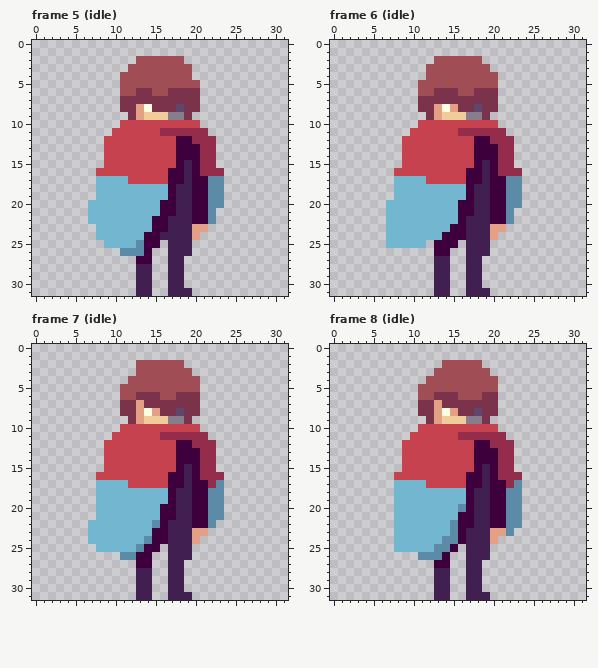
Two states of a pixel-art file, __aseprite__/player.aseprite. The first picture shows the starting point.
32x32 pixels, 21 frames. Shown: frame 5 (idle), frame 6 (idle), frame 7 (idle), frame 8 (idle). The commit also changed other frames, which this record leaves out.
The result:
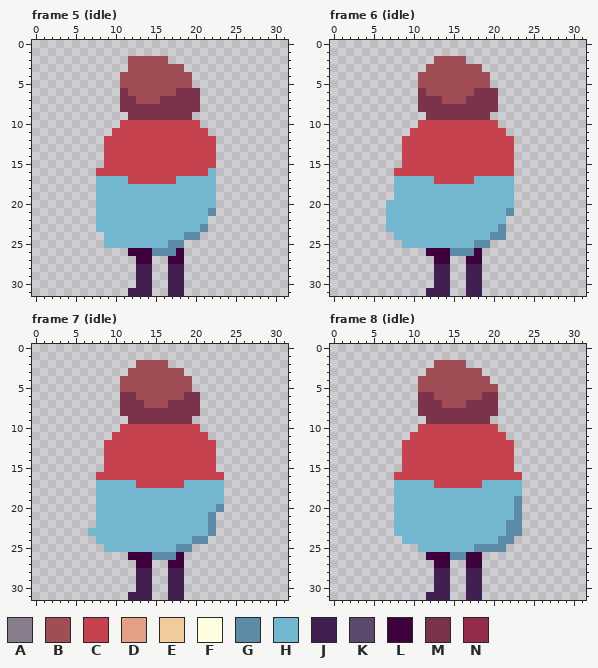
Palette (. is transparent): A #887d8d  B #a14d55  C #c7424f  D #e3a084  E #f2cb9b  F #ffffe0  G #5c8ba8  H #72b6cf  J #412051  K #5c486a  L #3d003d  M #7b334c  N #942c4b
Commit message: :sparkles: Add dashing animations
The edit:
layer "up/character" now shown
layer "up/cape" now shown
layer "down/character" now hidden
layer "down/cape" now hidden
--- frame 5 (idle)
@@ x 5..25 @@
  1 .....................
- 2 ........BBBBBB.......
- 3 .......BBBBBBBB......
+ 2 .......BBBBB.........
+ 3 .......BBBBBBB.......
  4 ......BBBBBBBBB......
- 5 ......BBBBBBBBBB.....
- 6 ......BBMMBBMMMM.....
- 7 ......MMMMMMMMMM.....
- 8 ......MMDFMMMKMM.....
- 9 .......MDEEEAAM......
+ 5 ......BBBBBBBBB......
+ 6 ......MBBBBBBMMM.....
+ 7 ......MMBBBMMMMM.....
+ 8 ......MMMMMMMMMM.....
+ 9 .......MMMMMMMM......
 10 ......CCCCCCCCCC.....
-11 .....CCCCCCNNNNNN....
-12 ....CCCCCCCCCLLNNN...
-13 ....CCCCCCCCCLLLNN...
-14 ....CCCCCCCCCLLLNN...
-15 ....CCCCCCCCCLJLNN...
-16 ...CCCCCCCCCLLJLNNN..
-17 ...HHHHCCCCCLLJLLGG..
-18 ...HHHHHHHHHLJJLLGG..
-19 ...HHHHHHHHHLJJLLGG..
-20 ..HHHHHHHHHLLJJLLGG..
-21 ..HHHHHHHHHLLJJLLG...
-22 ..HHHHHHHHLLJJJLLG...
-23 ...HHHHHHHLLJJJDD....
-24 ...HHHHHHLLJJJJD.....
-25 ....HHHHGLL.JJJ......
-26 ......GGGL..JJJ......
-27 ........LL..JJ.......
+11 .....CCCCCCCCCCCC....
+12 ....CCCCCCCCCCCCCC...
+13 ....CCCCCCCCCCCCCC...
+14 ....CCCCCCCCCCCCCC...
+15 ....CCCCCCCCCCCCCC...
+16 ...CCCCCCCCCCCCCCH...
+17 ...HHHHCCCCCCHHHHH...
+18 ...HHHHHHHHHHHHHHH...
+19 ...HHHHHHHHHHHHHHH...
+20 ...HHHHHHHHHHHHHHH...
+21 ...HHHHHHHHHHHHHHG...
+22 ...HHHHHHHHHHHHHH....
+23 ...HHHHHHHHHHHHHG....
+24 ....HHHHHHHHHHGG.....
+25 ....HHHHHHHHGG.......
+26 .......LLLGGGL.......
+27 ........LL..LL.......
 28 ........JJ..JJ.......
@@ x 10..21 @@
 30 ...JJ..JJ...
-31 ...JJ..JJJ..
+31 ..JJJ..JJ...
--- frame 6 (idle)
@@ x 5..25 @@
  1 .....................
- 2 ........BBBBBB.......
- 3 .......BBBBBBBB......
- 4 .......BBBBBBBBB.....
- 5 ......BBBBBBBBBB.....
- 6 ......BBMMMBBMMM.....
- 7 ......MMMMMMMMMM.....
- 8 ......MMDFDMMKMM.....
- 9 .......MDEEEAAM......
+ 2 ........BBBB.........
+ 3 .......BBBBBBB.......
+ 4 ......BBBBBBBBB......
+ 5 ......BBBBBBBBB......
+ 6 ......MBBBBBBMMM.....
+ 7 ......MMMBBBMMMM.....
+ 8 ......MMMMMMMMMM.....
+ 9 .......MMMMMMMM......
 10 ......CCCCCCCCCC.....
-11 .....CCCCCCNNNNNN....
-12 ....CCCCCCCCCLLNNN...
-13 ....CCCCCCCCCLLLNN...
-14 ....CCCCCCCCCLLLNN...
-15 ....CCCCCCCCCLJLNN...
-16 ...CCCCCCCCCLLJLNNN..
-17 ...HHHHCCCCCLLJLLGG..
-18 ...HHHHHHHHHLJJLLGG..
-19 ...HHHHHHHHHLJJLLGG..
-20 ..HHHHHHHHHLLJJLLGG..
-21 ..HHHHHHHHHLLJJLLG...
-22 ..HHHHHHHHHLJJJLLG...
-23 ..HHHHHHHHLLJJJDD....
-24 ..HHHHHHHLLLJJJD.....
-25 ..HHHHH.LLL.JJJ......
-26 ........LL..JJJ......
-27 ........JJ..JJ.......
+11 .....CCCCCCCCCCCC....
+12 ....CCCCCCCCCCCCCC...
+13 ....CCCCCCCCCCCCCC...
+14 ....CCCCCCCCCCCCCC...
+15 ....CCCCCCCCCCCCCC...
+16 ...CCCCCCCCCCCCCCC...
+17 ...HHHHHCCCCCHHHHH...
+18 ...HHHHHHHHHHHHHHH...
+19 ...HHHHHHHHHHHHHHH...
+20 ..HHHHHHHHHHHHHHHH...
+21 ..HHHHHHHHHHHHHHHG...
+22 ..HHHHHHHHHHHHHHH....
+23 ..HHHHHHHHHHHHHHG....
+24 ...HHHHHHHHHHHHGG....
+25 ....HHHHHHHHHGG......
+26 .......LLLGGGL.......
+27 ........LL..LL.......
 28 ........JJ..JJ.......
@@ x 10..21 @@
 30 ...JJ..JJ...
-31 ...JJ..JJJ..
+31 ..JJJ..JJ...
--- frame 7 (idle)
@@ x 5..25 @@
  1 .....................
- 2 ........BBBBBB.......
- 3 ........BBBBBBB......
- 4 .......BBBBBBBBB.....
- 5 ......BBBBBBBBBB.....
- 6 ......BBMMMBBMMM.....
- 7 ......MMDMMMMMMM.....
- 8 ......MMDFDMMKMM.....
- 9 .......MDEEEAAM......
+ 2 ........BBBB.........
+ 3 .......BBBBBBB.......
+ 4 ......BBBBBBBBB......
+ 5 ......BBBBBBBBB......
+ 6 ......MMBBBBBBMM.....
+ 7 ......MMMBBBMMMM.....
+ 8 ......MMMMMMMMMM.....
+ 9 .......MMMMMMMM......
 10 ......CCCCCCCCCC.....
-11 .....CCCCCCNNNNNN....
-12 ....CCCCCCCCCLLNNN...
-13 ....CCCCCCCCCLLLNN...
-14 ....CCCCCCCCCLLLNN...
-15 ....CCCCCCCCCLJLNN...
-16 ...CCCCCCCCCLLJLNNN..
-17 ...HHHHCCCCCLLJLLNG..
-18 ...HHHHHHHHHLJJLLGG..
-19 ...HHHHHHHHHLJJLLGG..
-20 ...HHHHHHHHLLJJLLGG..
-21 ...HHHHHHHHLLJJLLGG..
-22 ..HHHHHHHHGLJJJLLG...
-23 ..HHHHHHHHLLJJJDD....
-24 ..HHHHHHHGLLJJJD.....
-25 ...HHHHHGLL.JJJ......
-26 ......GGLL..JJJ......
-27 ........LL..JJ.......
+11 .....CCCCCCCCCCCC....
+12 ....CCCCCCCCCCCCCC...
+13 ....CCCCCCCCCCCCCC...
+14 ....CCCCCCCCCCCCCC...
+15 ....CCCCCCCCCCCCCC...
+16 ...CCCCCCCCCCCCCCCC..
+17 ...HHHHHCCCCCCHHHHH..
+18 ...HHHHHHHHHHHHHHHH..
+19 ...HHHHHHHHHHHHHHHH..
+20 ...HHHHHHHHHHHHHHHG..
+21 ...HHHHHHHHHHHHHHG...
+22 ...HHHHHHHHHHHHHHG...
+23 ..HHHHHHHHHHHHHHHG...
+24 ...HHHHHHHHHHHHGG....
+25 ....HHHHHHHHHGG......
+26 .......LLLGGGL.......
+27 ........LL..LL.......
 28 ........JJ..JJ.......
@@ x 10..21 @@
 30 ...JJ..JJ...
-31 ...JJ..JJJ..
+31 ..JJJ..JJ...
--- frame 8 (idle)
@@ x 6..25 @@
  1 ....................
- 2 ........BBBBB.......
- 3 .......BBBBBBB......
- 4 ......BBBBBBBBB.....
+ 2 .......BBBB.........
+ 3 ......BBBBBBB.......
+ 4 .....BBBBBBBBB......
  5 .....BBBBBBBBBB.....
- 6 .....BBMMMBBBMM.....
- 7 .....MMDMMMMMMM.....
- 8 .....MMDFDMMKMM.....
- 9 ......MDEEEAAM......
+ 6 .....MMBBBBBBMM.....
+ 7 .....MMMBBBMMMM.....
+ 8 .....MMMMMMMMMM.....
+ 9 ......MMMMMMMM......
 10 .....CCCCCCCCCC.....
-11 ....CCCCCCNNNNNN....
-12 ...CCCCCCCCCLLNNN...
-13 ...CCCCCCCCCLLLNN...
-14 ...CCCCCCCCCLLLNN...
-15 ...CCCCCCCCCLJLNN...
-16 ..CCCCCCCCCLLJLNNN..
-17 ..HHHHCCCCCLLJLLNG..
-18 ..HHHHHHHHHLJJLLGG..
-19 ..HHHHHHHHHLJJLLGG..
-20 ..HHHHHHHHGLJJLLGG..
-21 ..HHHHHHHHLLJJLLGG..
-22 ..HHHHHHHGLLJJLLGG..
-23 ..HHHHHHHGLJJJDDG...
-24 ..HHHHHHGGLJJJD.....
-25 ..HHHHHGGL.JJJ......
-26 .....GGGL..JJJ......
-27 .......LL..JJ.......
+11 ....CCCCCCCCCCCC....
+12 ...CCCCCCCCCCCCCC...
+13 ...CCCCCCCCCCCCCC...
+14 ...CCCCCCCCCCCCCC...
+15 ...CCCCCCCCCCCCCC...
+16 ..CCCCCCCCCCCCCCCC..
+17 ..HHHHHCCCCCCHHHHH..
+18 ..HHHHHHHHHHHHHHHH..
+19 ..HHHHHHHHHHHHHHHG..
+20 ..HHHHHHHHHHHHHHHG..
+21 ..HHHHHHHHHHHHHHHG..
+22 ..HHHHHHHHHHHHHHGG..
+23 ..HHHHHHHHHHHHHHGG..
+24 ...HHHHHHHHHHHHGG...
+25 .....HHHHHHHGGGG....
+26 ......LLLGGLL.......
+27 .......LL..LL.......
 28 .......JJ..JJ.......
@@ x 10..21 @@
 30 ...JJ..JJ...
-31 ...JJ..JJJ..
+31 ..JJJ..JJ...
Where, in picture pixels (left, top, right, bottom), the same in both pictures:
changed: (88, 56, 224, 296)
changed: (418, 56, 522, 296)
erased: (386, 232, 402, 248)
changed: (88, 360, 224, 600)
changed: (394, 360, 522, 600)
